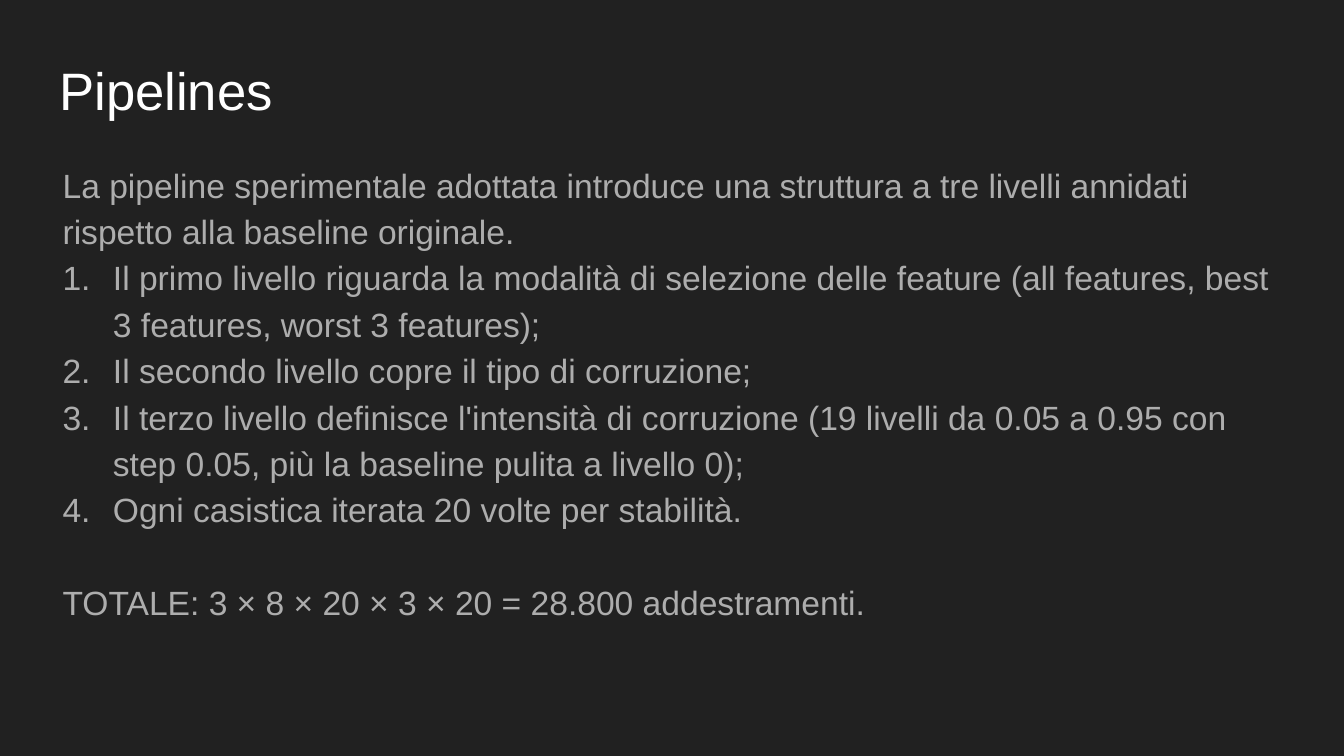
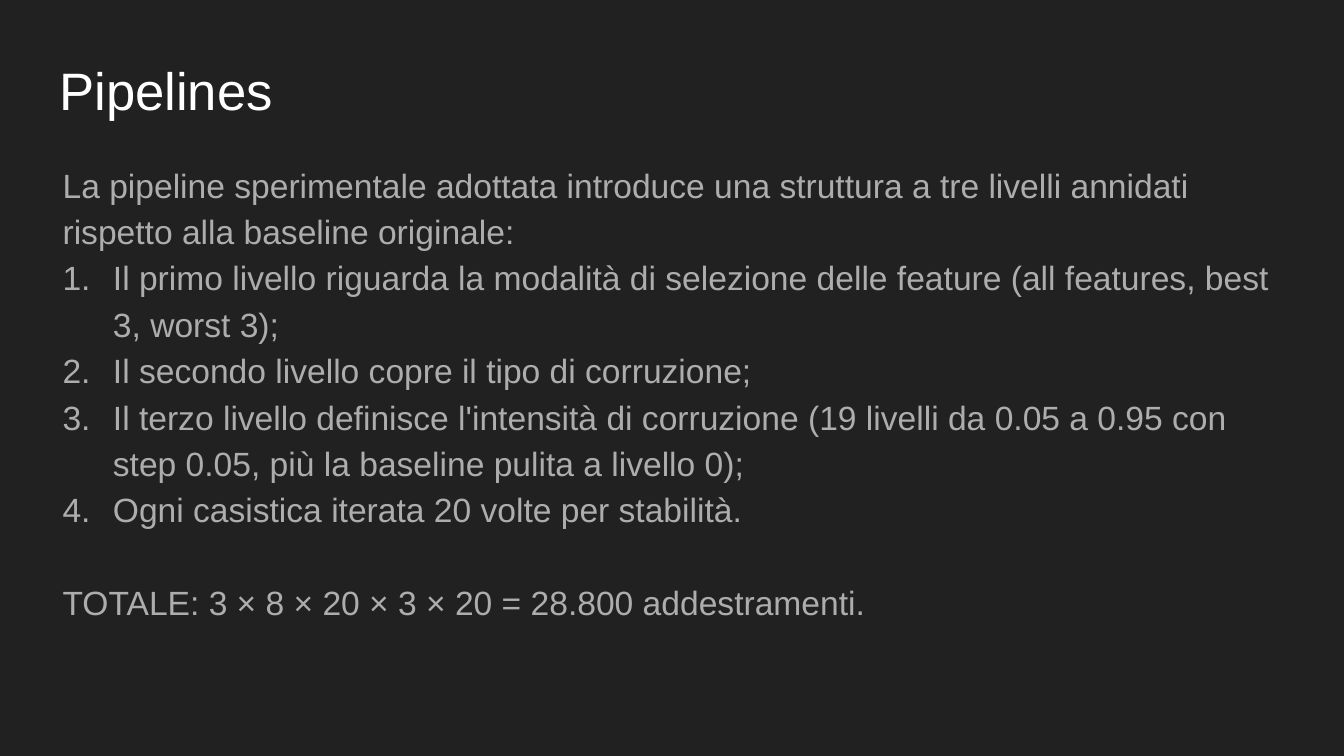
Before and after one commit to LorenzoPinaUnimib/Dataset_Degradetion, a slide deck: slide 8 of Presentazione Progetto Architetture dati.pptx. Drawn at 1344x756 pixels with LibreOffice and Linux fonts; fonts in the diff are those of the drawing. Boxes give left, top, right and bottom in pixels: in the first picture for what was removed or moved away, otherwise in the second. Text is boxed around its words. In the diff, an @@ line names an element or a change of style, - is before the commit and + after.

```diff
--- a/Presentazione Progetto Architetture dati.pptx
+++ b/Presentazione Progetto Architetture dati.pptx
@@ text at <box>63,173,1268,343</box>: text changed @@
-La pipeline sperimentale adottata introduce una struttura a tre livelli annidati rispetto alla baseline originale.
-1. Il primo livello riguarda la modalità di selezione delle feature (all features, best 3 features, worst 3 features);
+La pipeline sperimentale adottata introduce una struttura a tre livelli annidati rispetto alla baseline originale:
+1. Il primo livello riguarda la modalità di selezione delle feature (all features, best 3, worst 3);
```
Also in this commit, not shown: 9 other slides changed, 3 slides added, 3 slides removed, 1 other file.
